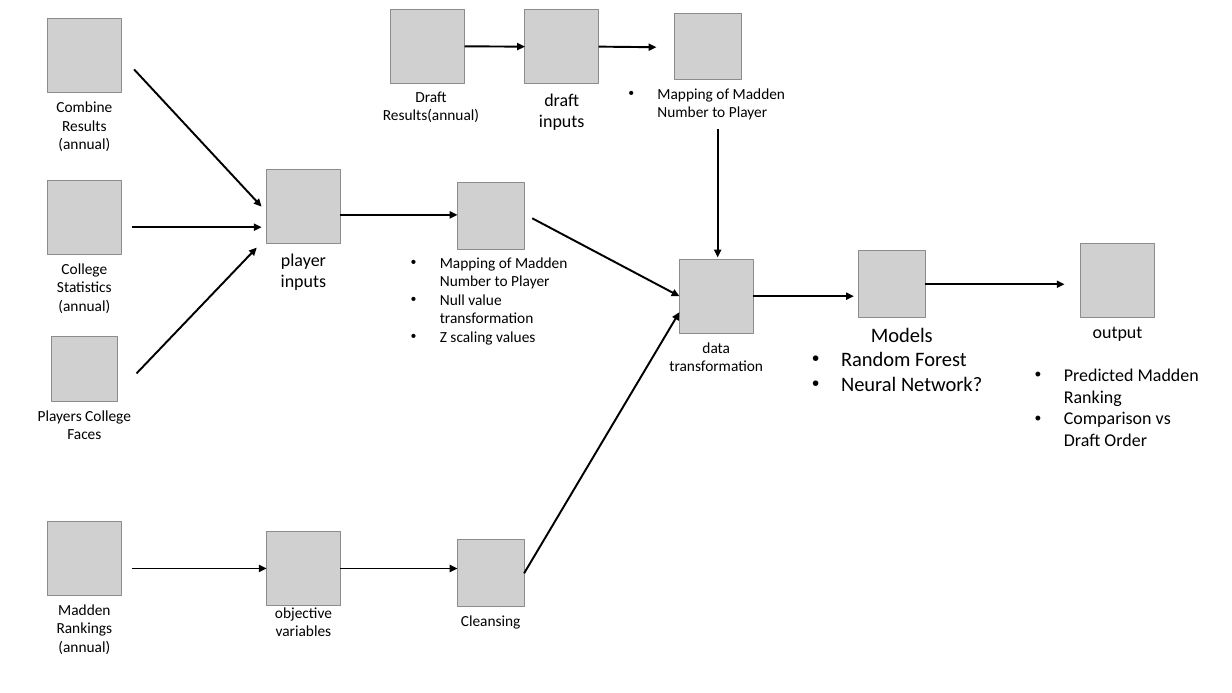
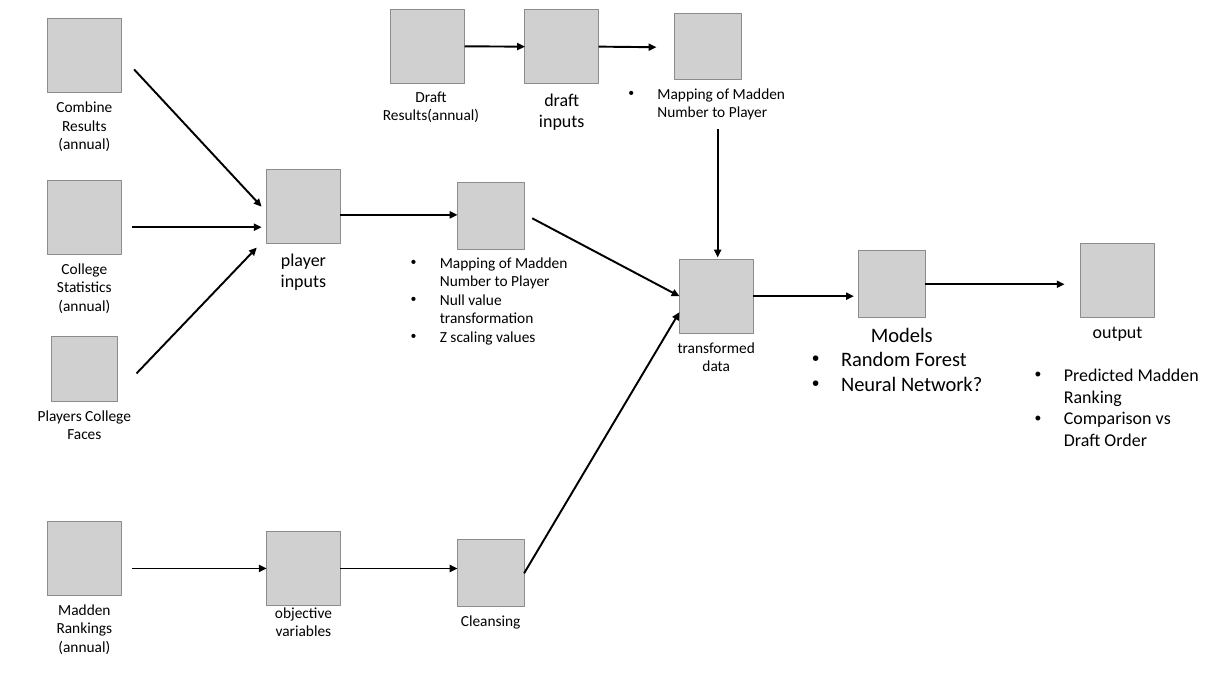
Before and after one commit to mmcelhan/nfl_capstone, a slide deck: slide 1 of diagrams/data_flow_diagram.pptx. Drawn at 1232x693 pixels with LibreOffice and Linux fonts; fonts in the diff are those of the drawing; grey boxes stand for pictures. Boxes give left, top, right and bottom in pixels: in the first picture for what was removed or moved away, otherwise in the second. Text is boxed around its words. In the diff, an @@ line names an element or a change of style, - is before the commit and + after.

```diff
--- a/diagrams/data_flow_diagram.pptx
+++ b/diagrams/data_flow_diagram.pptx
@@ text at [678,342,755,371]: text changed @@
-data transformation
+transformed data
```
Also in this commit, not shown: 1 other file.
